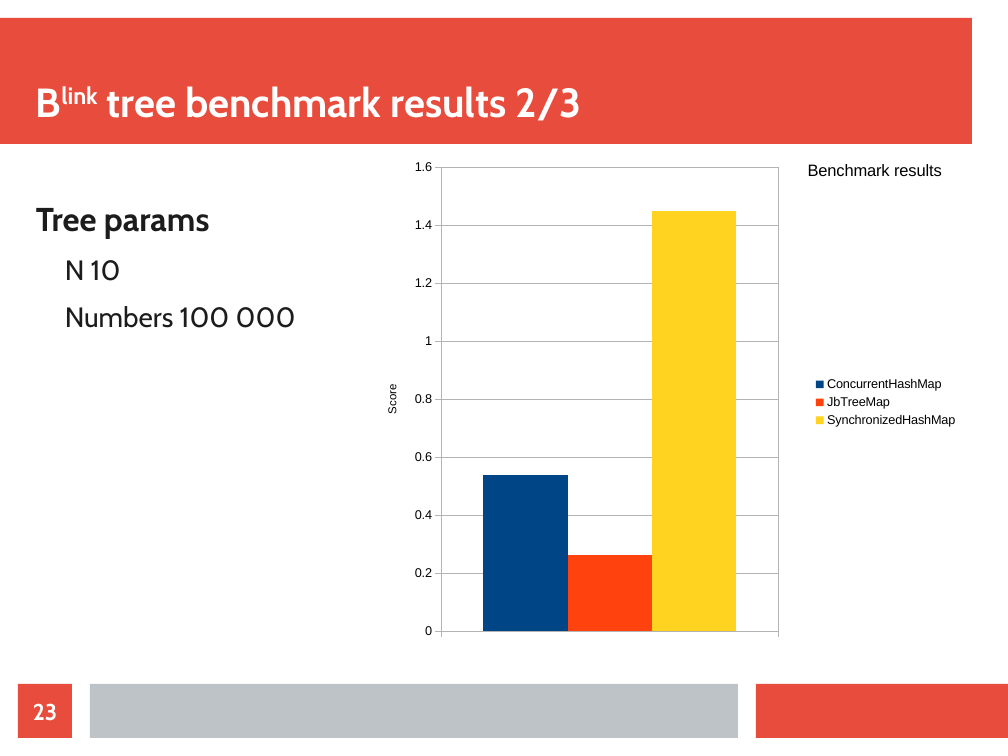
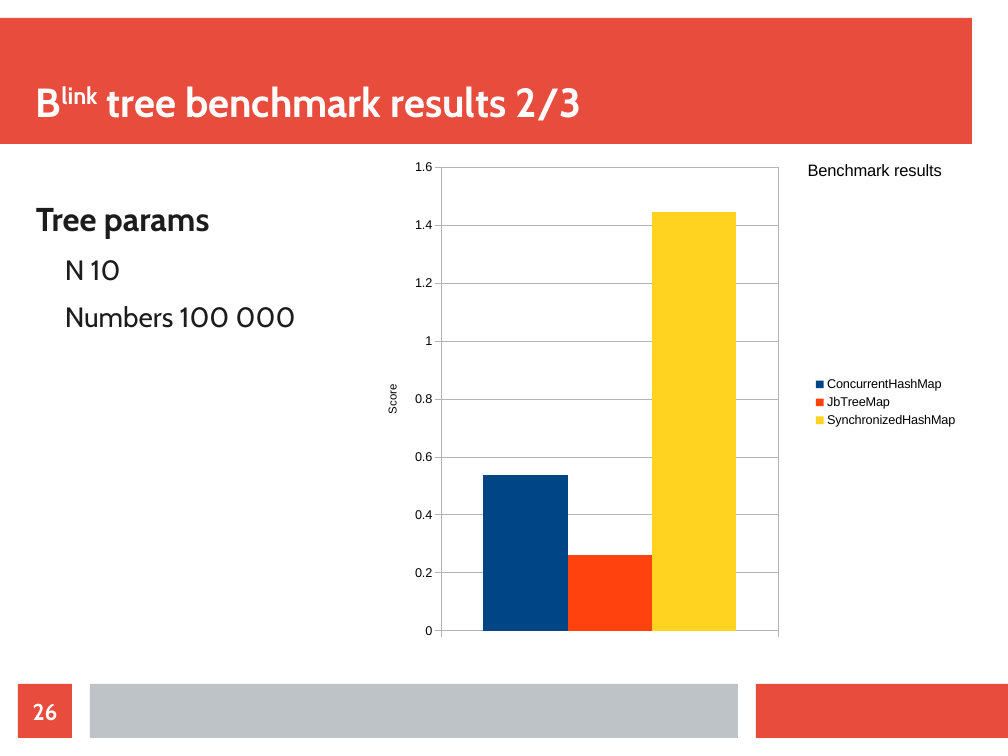
Before and after one commit to jajir/jbtree, a slide deck: slide 26 of jbtree/src/presentation/jbtree-0.1.odp (slide 23 before the commit). Drawn at 1008x756 pixels with LibreOffice and Linux fonts; fonts in the diff are those of the drawing. Boxes give left, top, right and bottom in pixels: in the first picture for what was removed or moved away, otherwise in the second. Text is boxed around its words. In the diff, an @@ line names an element or a change of style, - is before the commit and + after.

Commit message:
benchmarks was improved

```diff
--- a/jbtree/src/presentation/jbtree-0.1.odp
+++ b/jbtree/src/presentation/jbtree-0.1.odp
@@ column chart at (360, 157, 968, 649) @@
@@ plot area changed @@
@@ page number at (33, 703, 58, 721): text changed @@
-23
+26
```
Also in this commit, not shown: 4 other slides changed, 5 slides added, 10 other files.
